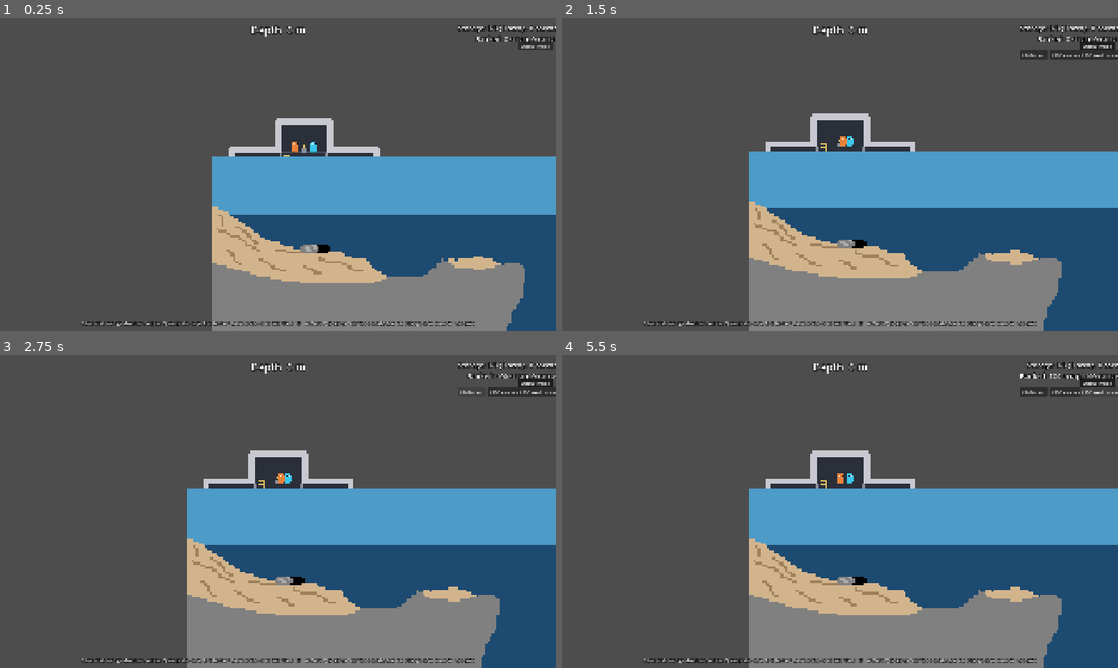
Above: before the commit, frames 1-4 (two rows, left to right).
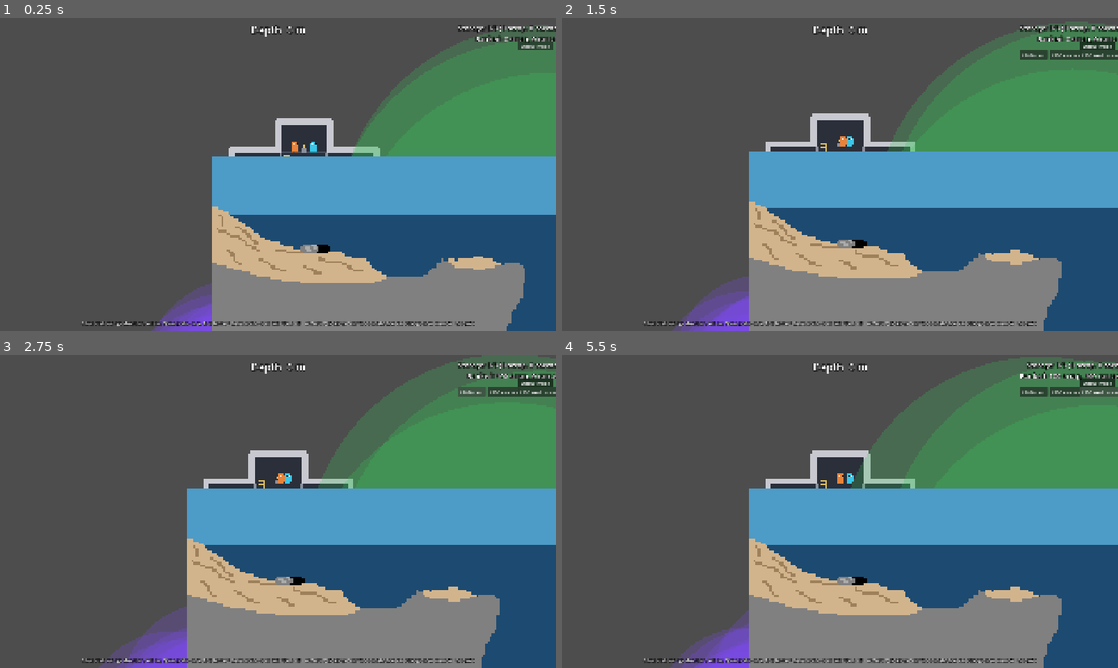
Above: after the commit, the same moments.

Repository: SnirNehemia/deeper
Game: Godot game, scene res://scenes/world.tscn
The game is run twice, just before and just after one commit, with the same random seed, the same clock (stepped at 60 frames per second) and the same inputs.
Inputs:
- Up to frame 1 (0.25 s): no input
- Up to frame 2 (1.5 s): tap Enter at 0.5 s; hold D 0.53-1.25 s; tap Tab at 0.6 s; tap Space at 0.77 s; click "Debug mode" at 1.25 s
- Up to frame 3 (2.75 s): click "+100 scrap" at 2 s
- Up to frame 4 (5.5 s): click "+100 carcass" at 2.75 s; click "+100 med carcass" at 3.5 s; hold D 4.28-5.03 s; tap E at 4.35 s; tap Space at 4.52 s; hold A from 5.03 s (still down); tap Q at 5.1 s

The runs differ from the first frame. In frame 1, 12% of the frame differs, in the area x 27-100%, y 2-100%; in frame 2, 14%; in frame 3, 15%; in frame 4, 16%, in the area x 19-100%, y 0-100%.

Commit message:
Three gameplay fixes: pocket buoyancy, fish attention circle, bullet stun
1. Air pocket buoyancy: sky zones are tagged is_pocket=true when they don't
   touch the top row (enclosed cave air). Sub._local_surface_y() cancels the
   SURFACE_FLOAT_DEPTH offset for pockets, so the equilibrium sits right at
   the pocket opening — entering any pocket feels identical to the open ocean
   surface regardless of pocket height.

2. Fish attention range circle: _draw() renders a 25%-opacity filled circle
   (same hue as the fish) at the detection radius before the fish-body
   transform, so it stays round. Territorial fish show it always (they can
   lose the sub). Chasers hide it once State.HUNT begins (locked on).

3. Bullet stun: take_damage() sets _stun_timer = min(1, damage^2/100).
   While stun_timer > 0 the state machine is skipped (fish drifts to a halt
   via knockback decay) giving a visible pause whose length scales with hit
   severity. Knockback still plays out during the stun window.

Co-Authored-By: Claude Sonnet 4.6 <noreply@anthropic.com>

Diff:
--- a/scripts/fauna/fish.gd
+++ b/scripts/fauna/fish.gd
@@ -46,6 +46,7 @@
 var _wobble: float = 0.0
 var _hit_flash: float = 0.0
 var _knockback: Vector2 = Vector2.ZERO
+var _stun_timer: float = 0.0
 
 func _ready() -> void:
 	add_to_group("fish")
@@ -78,6 +79,11 @@
 		global_position += _knockback * delta
 		_knockback = _knockback.move_toward(Vector2.ZERO,
 			feel.hit_knockback_decay * ppm * delta)
+
+	if _stun_timer > 0.0:
+		_stun_timer -= delta
+		queue_redraw()
+		return
 
 	var sub_in_territory := sub != null \
 		and home.distance_to(sub.global_position) <= feel.territory_radius_m * ppm
@@ -187,6 +193,7 @@
 		die()
 		return
 	_hit_flash = GameFeel.fish.hit_flash_time
+	_stun_timer = minf(1.0, amount * amount / 100.0)
 	var away := from_point.direction_to(global_position)
 	if away == Vector2.ZERO:
 		away = Vector2(_facing, 0)
@@ -220,7 +227,18 @@
 	hp = hp_max
 	_hit_flash = 0.0
 	_knockback = Vector2.ZERO
+	_stun_timer = 0.0
 	_hunter_lose_timer = 0.0
+
+## Radius (px) of the detection zone shown as the attention circle.
+func _detect_radius_px() -> float:
+	var ppm := GameFeel.PIXELS_PER_METER
+	var feel := GameFeel.fish
+	if is_chaser:
+		return feel.chaser_detect_m * ppm
+	if is_hunter:
+		return feel.hunter_detect_m * ppm
+	return feel.territory_radius_m * ppm
 
 func _draw() -> void:
 	var ppm: float = GameFeel.PIXELS_PER_METER
@@ -229,6 +247,16 @@
 	var half := len_px * 0.5
 	var base_color := PlaceholderArt.CHASER_COLOR if is_chaser else PlaceholderArt.FISH_COLOR
 	var c := Color.WHITE if _hit_flash > 0.0 else base_color
+
+	# Detection range circle — drawn before the fish-body transform so it
+	# stays round (not affected by the wobble/stretch scale).
+	# Territorial fish: always visible (they can lose you, so it's useful).
+	# Chasers: visible until they've locked on, then it disappears.
+	var show_range := not is_dead and not (is_chaser and state == State.HUNT)
+	if show_range:
+		var ring := Color(base_color.r, base_color.g, base_color.b, 0.25)
+		draw_circle(Vector2.ZERO, _detect_radius_px(), ring)
+
 	# All drawn facing right, mirrored by _facing. Chasers are stretched
 	# lengthwise (more elongated) on top of their longer base length.
 	var stretch := 1.3 if is_chaser else 1.0
--- a/scripts/maps/physical_layer_parser.gd
+++ b/scripts/maps/physical_layer_parser.gd
@@ -167,5 +167,8 @@
 					Vector2(min_x, min_y) * scale,
 					Vector2(max_x - min_x + 1, max_y - min_y + 1) * scale),
 				"surface_y": (max_y + 1) * scale,  # world-y of the bottom edge
+				# Pocket = enclosed air inside the cave (doesn't touch y=0).
+				# The main open-sky zone at the top has min_y==0.
+				"is_pocket": min_y > 0,
 			})
 	return zones
--- a/scripts/sub/sub.gd
+++ b/scripts/sub/sub.gd
@@ -467,9 +467,14 @@
 
 ## Returns the effective water surface y for buoyancy: the surface_y of
 ## whichever sky zone the sub is currently inside, or global water_surface_y.
+## For enclosed cave pockets the equilibrium is set to the pocket's opening
+## (surface_y itself, no SURFACE_FLOAT_DEPTH offset) so every pocket feels
+## the same as the open-ocean surface regardless of how tall it is.
 func _local_surface_y() -> float:
 	for zone in sky_zones:
 		if (zone["rect"] as Rect2).has_point(global_position):
+			if zone.get("is_pocket", false):
+				return zone["surface_y"] - SURFACE_FLOAT_DEPTH  # cancel offset → float at entry
 			return zone["surface_y"]
 	return water_surface_y
 
